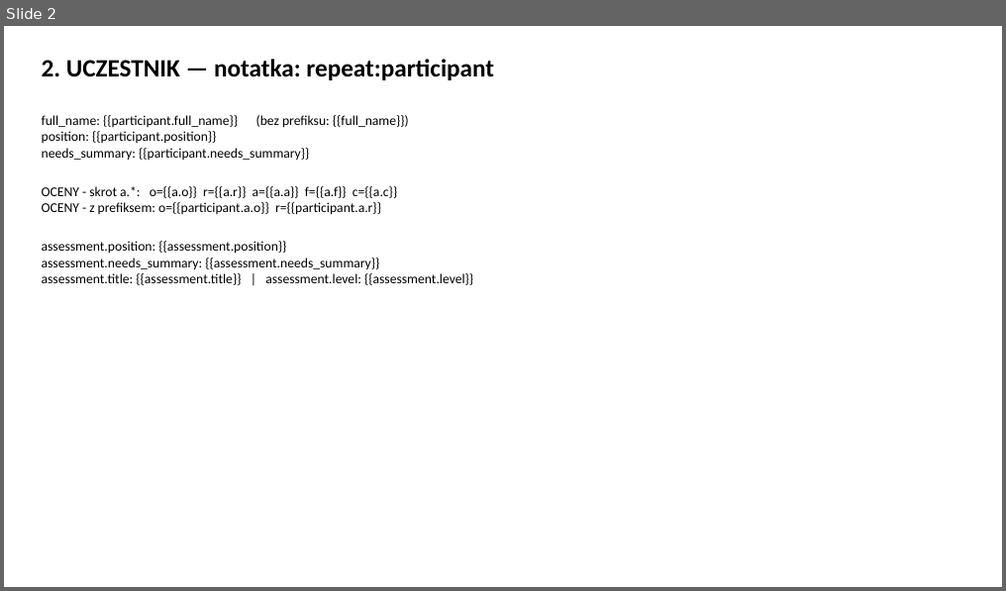
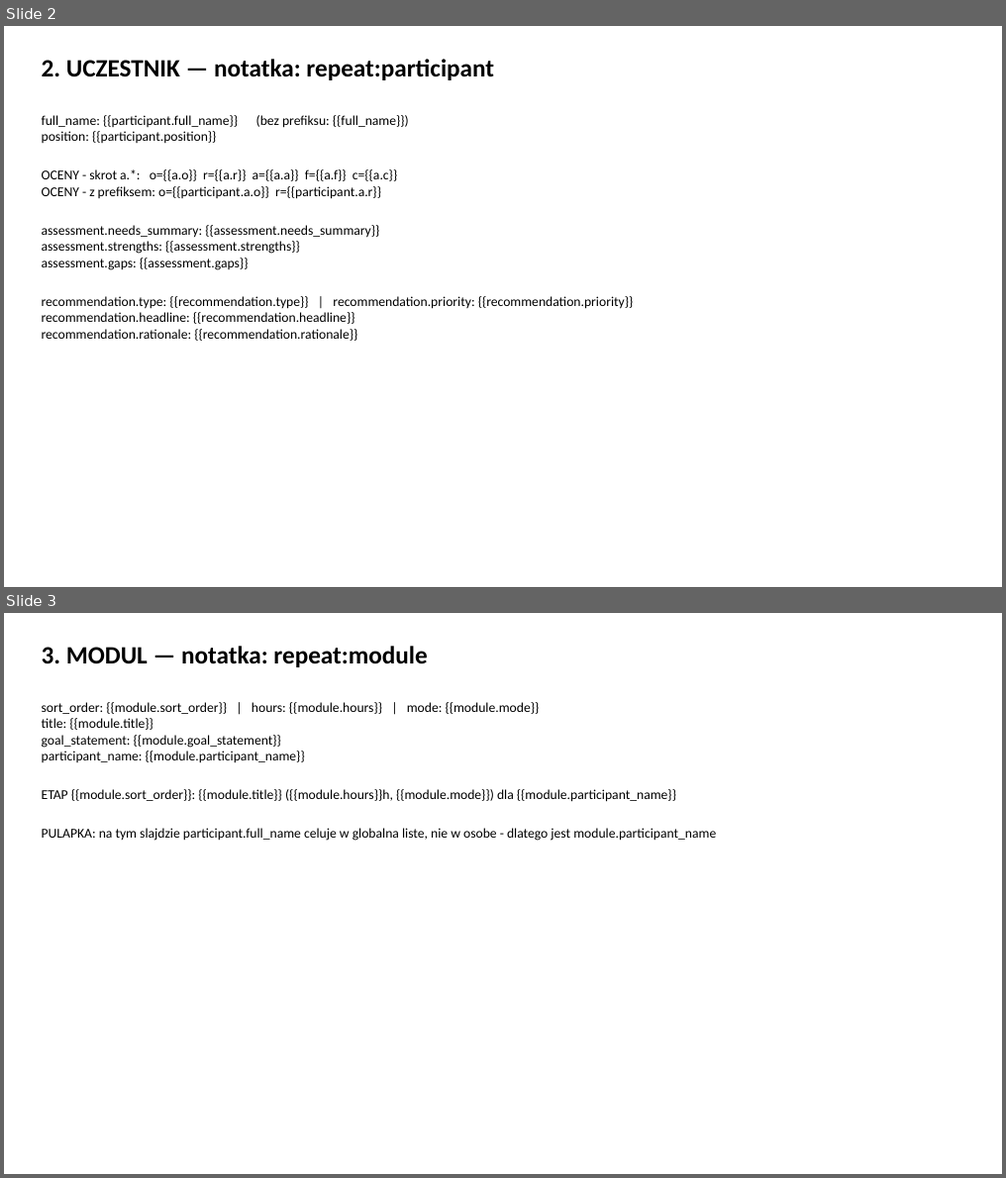
Before and after one commit to rafalgiemza/docker-postgresql-nocodb-n8n, a slide deck: docs/archive/fable/szablon_testowy.pptx. Shown one above the other, each under a label of ours: slide 2 before the commit, slides 2 and 3 after it. The pictures are 1006x591 and 1006x1178 pixels, drawn with LibreOffice and Linux fonts; fonts in the diff are those of the drawing. Boxes give left, top, right and bottom in pixels: in the first picture for what was removed or moved away, otherwise in the second. Text is boxed around its words. In the diff, an @@ line names an element or a change of style, - is before the commit and + after.

```diff
--- a/docs/archive/fable/szablon_testowy.pptx
+++ b/docs/archive/fable/szablon_testowy.pptx
@@ slide 3 added at box(4, 613, 1002, 1174), background #FFFFFF @@
@@ text added at box(42, 646, 427, 667), 24 pt, text #000000, bold @@
+3. MODUL — notatka: repeat:module
@@ text added at box(42, 702, 716, 841), 13 pt, text #000000 @@
+sort_order: {{module.sort_order}} | hours: {{module.hours}} | mode: {{module.mode}}
+title: {{module.title}}
+goal_statement: {{module.goal_statement}}
+participant_name: {{module.participant_name}}
+ETAP {{module.sort_order}}: {{module.title}} ({{module.hours}}h, {{module.mode}}) dla {{module.participant_name}}
+PULAPKA: na tym slajdzie participant.full_name celuje w globalna liste, nie w osobe - dlatego jest module.participant_name
@@ slide 2 changed as well @@
@@ text at box(42, 148, 309, 161): paragraph removed @@
-needs_summary: {{participant.needs_summary}}
@@ text at box(42, 241, 286, 254): paragraph removed @@
-assessment.position: {{assessment.position}}
@@ text at box(42, 241, 634, 341): text changed @@
-assessment.title: {{assessment.title}} | assessment.level: {{assessment.level}}
+assessment.strengths: {{assessment.strengths}}
+assessment.gaps: {{assessment.gaps}}
+recommendation.type: {{recommendation.type}} | recommendation.priority: {{recommendation.priority}}
+recommendation.headline: {{recommendation.headline}}
+recommendation.rationale: {{recommendation.rationale}}
```
Also in this commit, not shown: 3 other slides changed.
